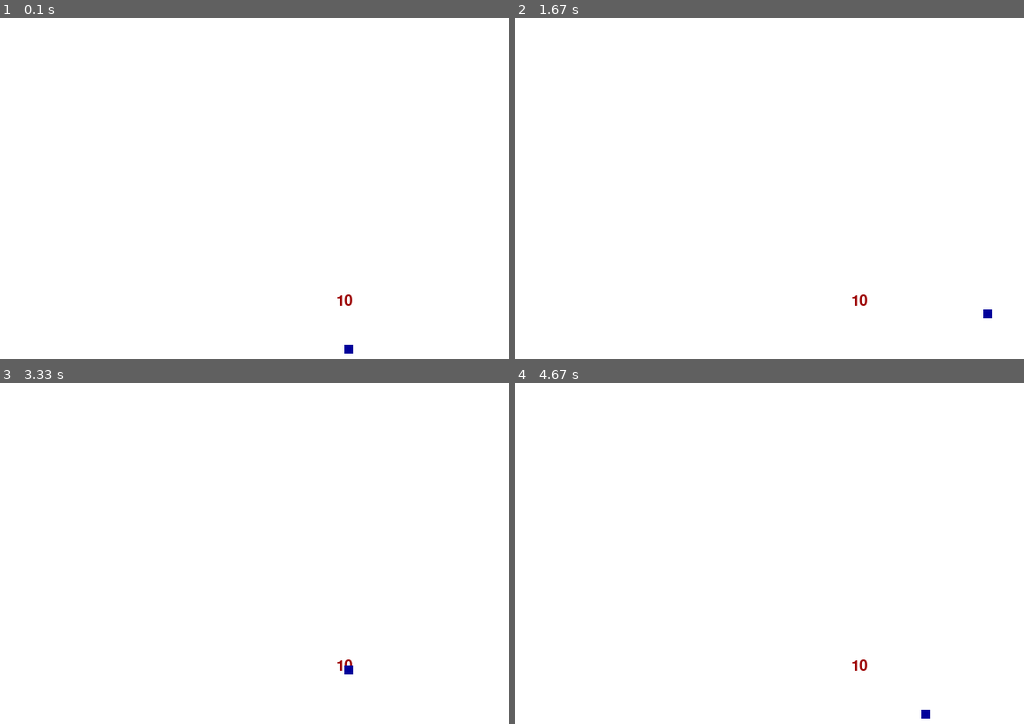
Above: before the commit, frames 1-4 (two rows, left to right).
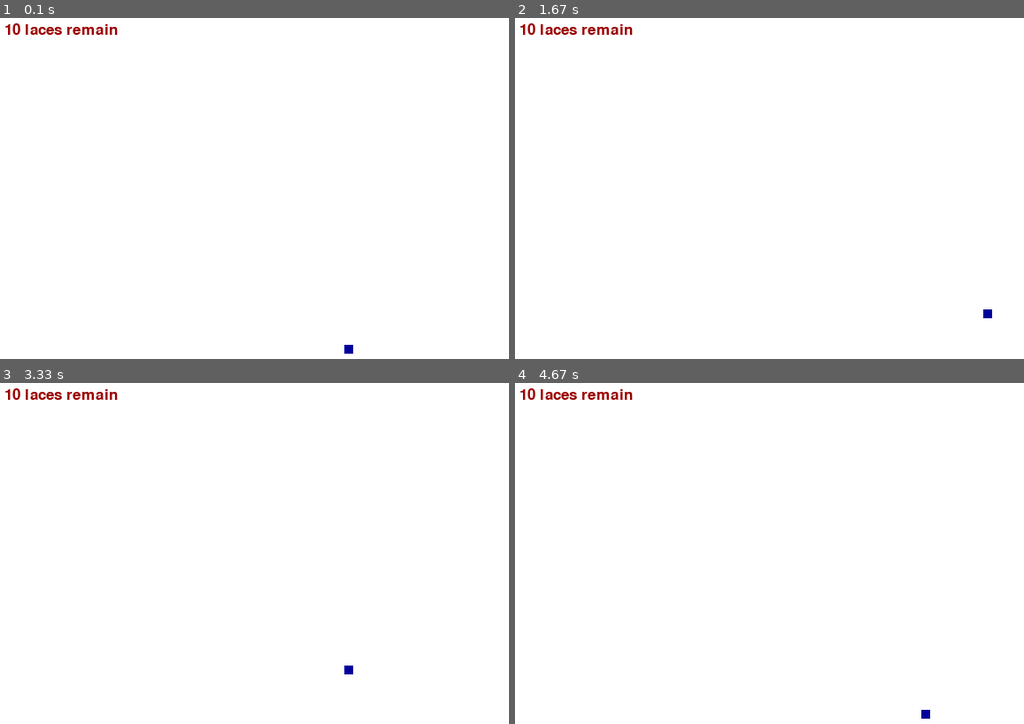
Above: after the commit, the same moments.

Repository: Andrew-Pynch/neuralink-bot
Game: pygame game, started from surgery_game.py
Same seed, same stepped clock (60 frames per second), same inputs: the game is played once before the commit and once after it.
Inputs:
- Up to frame 1 (0.1 s): no input
- Up to frame 2 (1.67 s): hold Right 0.33-0.8 s; hold Up 0.83-1.13 s; hold Right 1.17-1.63 s
- Up to frame 3 (3.33 s): hold Left 1.67-2.2 s; hold Down 2.23-2.53 s; hold Left 2.57-2.97 s; hold Up from 3 s (still down)
- Up to frame 4 (4.67 s): release Up at 3.37 s; hold Right 3.4-4.03 s; hold Down 4.07-4.43 s; hold Left from 4.47 s (still down)

The runs differ from the first frame. In frame 1, 0.4% of the frame differs, in the area x 1-70%, y 1-85%; in frame 2, 0.4%; in frame 3, 0.4%; in frame 4, 0.4%.

Commit message:
update remaining laces display

Diff:
--- a/pygame_examples/Andrew_Snake_Implementation/snake_learning_example.py
+++ b/pygame_examples/Andrew_Snake_Implementation/snake_learning_example.py
@@ -51,13 +51,14 @@
     for x_y in snake_list[:-1]:
         pygame.draw.rect(game_display, green, [x_y[0], x_y[1], block_size, block_size])
 
+
 ### TEXT_OBJECTS AND MESSAGE_TO_SCREEN ARE TO GET THE END GAME MESSAGE TO DISPLAY CENTERED
 def text_objects(text, color):
     text_surface = font.render(text, True, color)
     return text_surface, text_surface.get_rect()
 
 
-def message_to_screen(msg, color, y_displace=0, size='small'):
+def message_to_screen(msg, color, x_displace=0,y_displace=0, size='small'):
     # surface object and the rectangle "shape"
     text_surface, text_rect = text_objects(msg, red)
 
--- a/surgery_game.py
+++ b/surgery_game.py
@@ -46,8 +46,9 @@
     #      > create a recursive function
     #      > render the list of coordinates into the game screen (see line 56)
 
-"""Recursively generate a list of coordinates"""
+
 def recurse():
+    """Recursively generate a list of coordinates"""
     # base case: fractal goes off screen
     # take the previous coordinate, and either go down, left, right, or up,
     #   but don't go in the same direction as the previous pixel.
@@ -60,7 +61,8 @@
 def lace(x, y, lace_list):
     """SHOW LACE COUNTER IN TOP LEFT"""
     remaining_laces = str(10 - len(lace_list))
-    message_to_screen(remaining_laces, red, -50)
+    lace_message = ("%s laces remain" % remaining_laces)
+    message_to_screen(lace_message, red, -display_width/2.5, -display_height/2.25)
 
     #ADD: Checker to ensure a lace can't be placed on the same spot as a previous lace
 
@@ -75,10 +77,7 @@
     """
     Haven't decided how this is going to be implemented.
     """
-
-    #SUGGESTION: Maximise distance from the blood vessels throughout all 2D frames of blood vessels
-    #SUGGESTION: Have AI place threads and calculate score, baisically implement AI for this portion...
-
+    #SUGGESTION: Maximise distance from the blood vessels throughout all 2D frames of blood vessels @ Jacob
     pass
 
 
@@ -92,13 +91,13 @@
     return text_surface, text_surface.get_rect()
 
 
-def message_to_screen(msg, color, y_displace=0, size='small'):
+def message_to_screen(msg, color, x_displace=0, y_displace=0, size='small'):
     """Display a message on the screen!"""
     # surface object and the rectangle "shape"
     text_surface, text_rect = text_objects(msg, red)
 
     # get center of the textbox surface
-    text_rect.center = (display_width / 2, display_height / 2 + y_displace)
+    text_rect.center = (display_width / 2 + x_displace, display_height / 2 + y_displace)
     game_display.blit(text_surface, text_rect)
 
 
